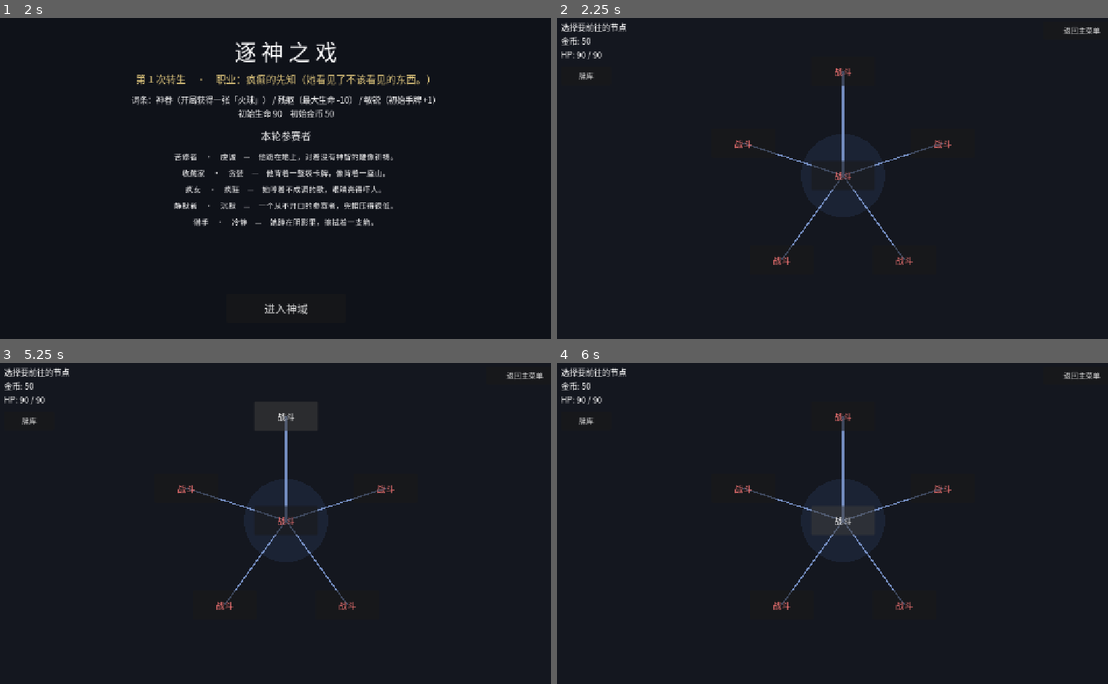
Above: before the commit, frames 1-4 (two rows, left to right).
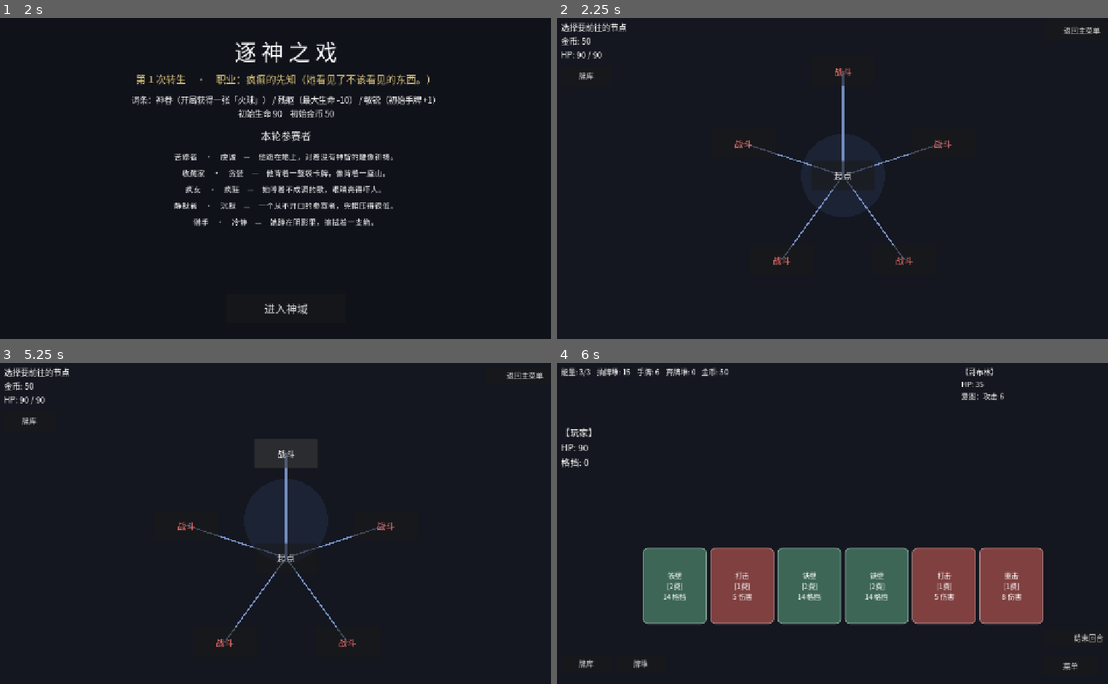
Above: after the commit, the same moments.

Repository: td1ql/godward
Game: Godot game, scene res://scenes/main_menu.tscn
The game is run twice, just before and just after one commit, with the same random seed, the same clock (stepped at 60 frames per second) and the same inputs.
Inputs:
- Up to frame 1 (2 s): click "开始游戏" at 0.5 s; click "新建" at 1.25 s
- Up to frame 2 (2.25 s): click "进入神域" at 2 s
- Up to frame 3 (5.25 s): click "返回主菜单" at 2.75 s; click "开始游戏" at 3.5 s; click "继续" at 4.25 s; click "战斗" at 5 s
- Up to frame 4 (6 s): click "战斗" at 5.75 s

Frame 1 is identical in both runs. In frame 2, less than 0.1% of the frame differs, in the area x 50-54%, y 47-51%; in frame 3, 1.3%; in frame 4, 20%, in the area x 0-100%, y 1-96%.

Commit message:
feat: 守门人后清算参赛者（强制战斗+奖励结算）；修复开局节点 id 冲突

Diff:
--- a/scripts/battle_demo.gd
+++ b/scripts/battle_demo.gd
@@ -331,10 +331,7 @@
 		last_gold_gain = _gold_for_node()
 		GameState.gold += last_gold_gain
 		if node_type == "boss":
-			if GameState.transmigration >= 10:
-				_show_pope_final()
-			else:
-				_show_pope()
+			_after_boss()
 		else:
 			_show_reward()
 	elif player_hp <= 0:
@@ -349,6 +346,142 @@
 	elif node_type == "elite":
 		return RunConfig.GOLD_ELITE
 	return RunConfig.GOLD_BATTLE
+
+func _surviving_contestants() -> Array[String]:
+	var result: Array[String] = []
+	for id in GameState.contestants:
+		if GameState.eliminated.has(id):
+			continue
+		if GameState.allies.has(id):
+			continue
+		result.append(id)
+	return result
+
+func _after_boss() -> void:
+	if not _surviving_contestants().is_empty():
+		_show_cleanup_prompt()
+		return
+	GameState.pending_cleanup = false
+	if GameState.transmigration >= 10:
+		_show_pope_final()
+	else:
+		_show_pope()
+
+func _show_cleanup_prompt() -> void:
+	hand_view.hide_cards()
+	var n := _surviving_contestants().size()
+
+	var overlay := Control.new()
+	overlay.size = Vector2(1280, 720)
+	overlay.mouse_filter = Control.MOUSE_FILTER_STOP
+	overlay.z_index = 100
+	add_child(overlay)
+
+	var dim := ColorRect.new()
+	dim.color = Color(0, 0, 0, 0.93)
+	dim.size = Vector2(1280, 720)
+	overlay.add_child(dim)
+
+	var title := Label.new()
+	title.text = "神堂之门紧闭"
+	title.position = Vector2(0, 180)
+	title.size = Vector2(1280, 70)
+	title.horizontal_alignment = HORIZONTAL_ALIGNMENT_CENTER
+	title.add_theme_font_size_override("font_size", 44)
+	overlay.add_child(title)
+
+	var body := Label.new()
+	body.text = "还有 %d 名参赛者活着。\n神堂不为活人开门——他们的血是钥匙。" % n
+	body.position = Vector2(0, 290)
+	body.size = Vector2(1280, 100)
+	body.horizontal_alignment = HORIZONTAL_ALIGNMENT_CENTER
+	body.add_theme_font_size_override("font_size", 22)
+	overlay.add_child(body)
+
+	var btn := Button.new()
+	btn.text = "开始清算"
+	btn.size = Vector2(240, 64)
+	btn.position = Vector2(520, 440)
+	btn.add_theme_font_size_override("font_size", 24)
+	btn.pressed.connect(_begin_cleanup)
+	overlay.add_child(btn)
+
+func _begin_cleanup() -> void:
+	GameState.pending_cleanup = true
+	GameState.save_game()
+	_start_next_cleanup()
+
+func _show_cleanup_result(text: String, summary: String) -> void:
+	var overlay := Control.new()
+	overlay.size = Vector2(1280, 720)
+	overlay.mouse_filter = Control.MOUSE_FILTER_STOP
+	overlay.z_index = 100
+	add_child(overlay)
+
+	var dim := ColorRect.new()
+	dim.color = Color(0, 0, 0, 0.93)
+	dim.size = Vector2(1280, 720)
+	overlay.add_child(dim)
+
+	var title := Label.new()
+	title.text = "清 算"
+	title.position = Vector2(0, 150)
+	title.size = Vector2(1280, 70)
+	title.horizontal_alignment = HORIZONTAL_ALIGNMENT_CENTER
+	title.add_theme_font_size_override("font_size", 44)
+	overlay.add_child(title)
+
+	var body := Label.new()
+	body.text = text
+	body.position = Vector2(0, 260)
+	body.size = Vector2(1280, 60)
+	body.horizontal_alignment = HORIZONTAL_ALIGNMENT_CENTER
+	body.add_theme_font_size_override("font_size", 22)
+	overlay.add_child(body)
+
+	var reward_label := Label.new()
+	reward_label.text = summary if summary != "" else "什么也没留下。"
+	reward_label.position = Vector2(0, 340)
+	reward_label.size = Vector2(1280, 80)
+	reward_label.horizontal_alignment = HORIZONTAL_ALIGNMENT_CENTER
+	reward_label.add_theme_font_size_override("font_size", 20)
+	reward_label.add_theme_color_override("font_color", Color(0.9, 0.8, 0.5))
+	overlay.add_child(reward_label)
+
+	var left := _surviving_contestants().size()
+	var btn := Button.new()
+	btn.text = "继续清算（剩 %d 人）" % left if left > 0 else "前往神堂"
+	btn.size = Vector2(280, 64)
+	btn.position = Vector2(500, 470)
+	btn.add_theme_font_size_override("font_size", 22)
+	btn.pressed.connect(_start_next_cleanup)
+	overlay.add_child(btn)
+
+func _start_next_cleanup() -> void:
+	var targets := _surviving_contestants()
+	if targets.is_empty():
+		GameState.pending_cleanup = false
+		GameState.save_game()
+		if GameState.transmigration >= 10:
+			_show_pope_final()
+		else:
+			_show_pope()
+		return
+
+	var id: String = targets[0]
+	var c: Dictionary = ContestantDB.get_contestant(id)
+	var enemy_data := {
+		"name": c["name"],
+		"hp": int(c["hp"]),
+		"attack": int(c["attack"]),
+		"pattern": c.get("pattern", [1]),
+		"on_hit": c.get("on_hit", {}),
+	}
+	GameState.pending_enemy = enemy_data
+	GameState.pending_contestant = id
+	GameState.pending_snapshot = {"kind": "contestant_fight", "id": id, "enemy": enemy_data}
+	GameState.save_game()
+	get_tree().change_scene_to_file("res://scenes/main.tscn")
 
 func _update_ui() -> void:
 	info_label.text = "能量: %d/%d    抽牌堆: %d    手牌: %d    弃牌堆: %d    金币: %d" % [
@@ -468,7 +601,7 @@
 
 func _restart_run() -> void:
 	GameState.restart_run()
-	get_tree().change_scene_to_file("res://scenes/map.tscn")
+	get_tree().change_scene_to_file("res://scenes/run_intro.tscn")
 
 func _show_victory() -> void:
 	hand_view.hide_cards()
@@ -598,26 +731,37 @@
 	overlay.add_child(title)
 
 	var body := Label.new()
-	body.text = "他还有呼吸。神域的风从你们之间穿过。"
+	if GameState.pending_cleanup:
+		body.text = "神堂的门只为死人打开。\n他必须留在这里。"
+	else:
+		body.text = "他还有呼吸。神域的风从你们之间穿过。"
 	body.position = Vector2(0, 320)
-	body.size = Vector2(1280, 50)
+	body.size = Vector2(1280, 60)
 	body.horizontal_alignment = HORIZONTAL_ALIGNMENT_CENTER
 	body.add_theme_font_size_override("font_size", 22)
 	overlay.add_child(body)
 
-	var kill_btn := Button.new()
-	kill_btn.text = "杀死他"
-	kill_btn.size = Vector2(200, 60)
-	kill_btn.position = Vector2(390, 430)
-	kill_btn.pressed.connect(_choose_aftermath.bind(id, true))
-	overlay.add_child(kill_btn)
-
-	var spare_btn := Button.new()
-	spare_btn.text = "饶恕他"
-	spare_btn.size = Vector2(200, 60)
-	spare_btn.position = Vector2(690, 430)
-	spare_btn.pressed.connect(_choose_aftermath.bind(id, false))
-	overlay.add_child(spare_btn)
+	if GameState.pending_cleanup:
+		var kill_only := Button.new()
+		kill_only.text = "杀死他"
+		kill_only.size = Vector2(240, 60)
+		kill_only.position = Vector2(520, 430)
+		kill_only.pressed.connect(_choose_aftermath.bind(id, true))
+		overlay.add_child(kill_only)
+	else:
+		var kill_btn := Button.new()
+		kill_btn.text = "杀死他"
+		kill_btn.size = Vector2(200, 60)
+		kill_btn.position = Vector2(390, 430)
+		kill_btn.pressed.connect(_choose_aftermath.bind(id, true))
+		overlay.add_child(kill_btn)
+
+		var spare_btn := Button.new()
+		spare_btn.text = "饶恕他"
+		spare_btn.size = Vector2(200, 60)
+		spare_btn.position = Vector2(690, 430)
+		spare_btn.pressed.connect(_choose_aftermath.bind(id, false))
+		overlay.add_child(spare_btn)
 
 func _choose_aftermath(id: String, kill: bool) -> void:
 	var c: Dictionary = ContestantDB.get_contestant(id)
@@ -655,10 +799,16 @@
 		summary += g
 
 	GameState.pending_contestant = ""
+	GameState.pending_snapshot = {}
+	Toast.show_text("%s\n%s" % [str(reward.get("text", "")), summary], 3.5)
+
+	if GameState.pending_cleanup:
+		GameState.save_game()
+		_show_cleanup_result(str(reward.get("text", "")), summary)
+		return
+
 	GameState.pending_node = -1
-	GameState.pending_snapshot = {}
 	GameState.save_game()
-	Toast.show_text("%s\n%s" % [str(reward.get("text", "")), summary], 3.5)
 	get_tree().change_scene_to_file("res://scenes/map.tscn")
 
 func _show_pope_final() -> void:
--- a/scripts/game_state.gd
+++ b/scripts/game_state.gd
@@ -21,6 +21,7 @@
 var allies: Array[String] = []
 var pending_enemy: Dictionary = {}
 var pending_contestant: String = ""
+var pending_cleanup := false
 
 func _ready() -> void:
 	reset_deck()
@@ -57,6 +58,7 @@
 	contestants = ContestantDB.pick_roster(5)
 	met_contestants.clear()
 	eliminated.clear()
+	pending_cleanup = false
 	pending_node = -1
 	pending_snapshot = {}
 	allies.clear()
@@ -69,6 +71,7 @@
 
 func save_game() -> void:
 	var data := {
+		"pending_cleanup": pending_cleanup,
 		"vocation": vocation,
 		"pending_snapshot": pending_snapshot,
 		"pending_contestant": pending_contestant,
@@ -134,6 +137,7 @@
 	pending_node = int(data.get("pending_node", -1))
 	pending_snapshot = data.get("pending_snapshot", {})
 	pending_contestant = str(data.get("pending_contestant", ""))
+	pending_cleanup = bool(data.get("pending_cleanup", false))
 	vocation = str(data.get("vocation", ""))
 	current_slot = s
 	return true
--- a/scripts/map.gd
+++ b/scripts/map.gd
@@ -86,11 +86,12 @@
 
 func _generate_map() -> void:
 	nodes.clear()
-	next_id = 0
 	nodes[0] = {"type": "start", "children": [], "depth": 0}
+	next_id = 1
 	_ensure_children(0)
 	GameState.map_nodes = nodes
 	GameState.map_generated = true
+	GameState.current_node_id = 0
 
 func _gen_children(parent_id: int, depth: int, count: int) -> void:
 	if depth > MapDB.MAX_DEPTH:
@@ -172,6 +173,9 @@
 func _on_node_pressed(id: int) -> void:
 	if is_moving or id == current_id:
 		return
+	if not nodes.has(id) or not nodes.has(current_id):
+		is_moving = false
+		return
 	is_moving = true
 	AudioManager.play("click")
 	var kids: Array = nodes[current_id]["children"]
@@ -250,6 +254,10 @@
 
 	var kids: Array = nodes[current_id]["children"]
 	var n := kids.size()
+	if n == 0:
+		is_moving = false
+		queue_redraw()
+		return
 	var tw := create_tween().set_parallel(true)
 	for i in range(n):
 		var angle := -PI / 2.0 + i * TAU / n
